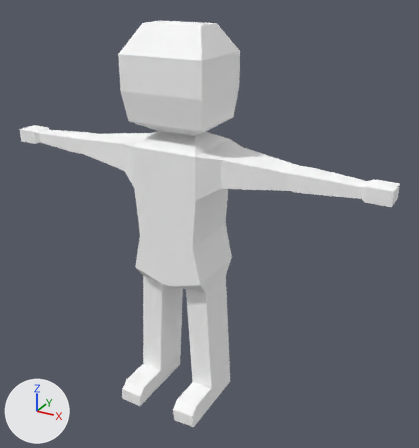
The Blender file bleed-client/blender/Character9.blend as it was, and as the next commit left it.
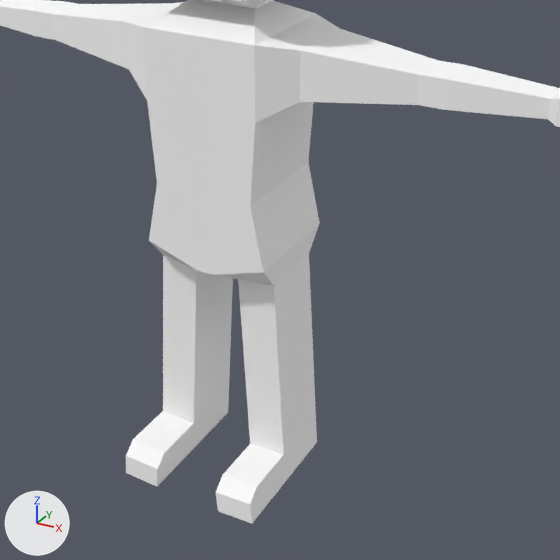
Old and new are each drawn whole from a camera (50 mm lens) standing at (0.487, -0.792, 0.743) and looking at (0.067, -0.029, 0.361) and again close up on the part from 12% to 88% of the width and 29% to 100% of the height. Every picture has the same lights, and +X, +Y and +Z are marked at lower left.

The older version as bpy lines, for what is in view:
```python
me_cube_001 = bpy.data.meshes.new('Cube.001')
me_cube_001.from_pydata(...)  # 98 vertices, 86 faces; spans x 0.0..5.97, y -1.05..1.82, z -3.81..7.66
me_cube_001.materials.append(mat_material_001)  # its picture is missing
me_cube_002 = bpy.data.meshes.new('Cube.002')
me_cube_002.from_pydata(...)  # 16 vertices, 14 faces; spans x -13.63..-11.63, y -2.86..-1.68, z -3.76..1.0
ob_character = bpy.data.objects.new('Character', me_cube_001)
ob_character.location = (0.0, 0.0, 0.221)
ob_character.rotation_euler = (0.0, 0.0, -3.142)  # degrees (0, 0, -180)
ob_character.scale = (0.0584, 0.0584, 0.0584)
_m = ob_character.modifiers.new('Mirror', 'MIRROR')
_m.use_clip = True
ob_handgun = bpy.data.objects.new('Handgun', me_cube_002)
ob_handgun.parent = ob_character
ob_handgun.matrix_parent_inverse = Matrix(((-17.14, 0.0, 0.0, 0.0), (0.0, -17.14, 0.0, 0.0), (0.0, 0.0, 17.14, -3.789), (0.0, 0.0, 0.0, 1.0)))
ob_handgun.location = (0.217, 0.0047, 0.501)
ob_handgun.scale = (0.0174, 0.127, 0.0174)
ob_handgun.hide_render = True
```
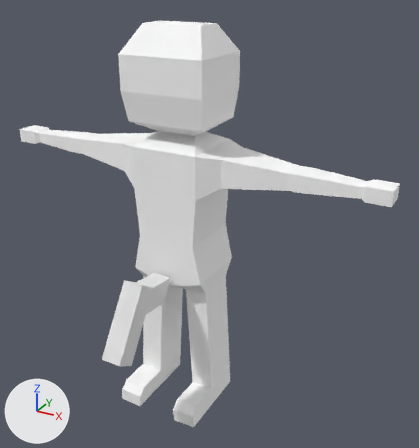
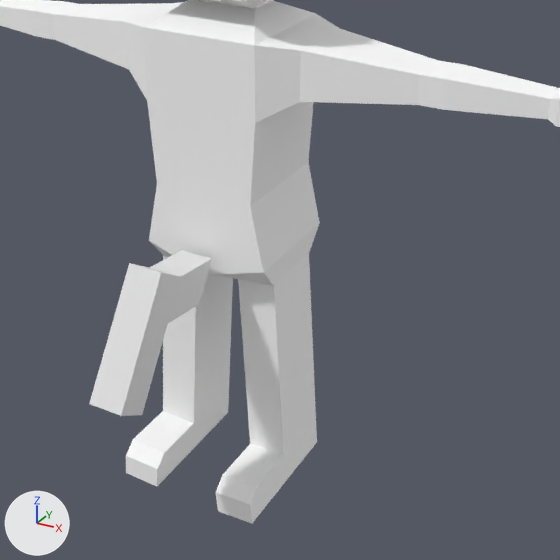
Changed parts and their boxes [x1, y1, x2, y2] in the close-ups (560 x 560 px):
```json
{"object": "Handgun", "change": "shown", "after": [89, 250, 212, 416]}
```

Scene script edits in JSON lines:
```json
{"op": "set", "path": "ob_handgun.location", "old": "(0.217, 0.0047, 0.501)", "new": "(0.217, -0.00738, 0.482)"}
{"op": "set", "path": "ob_handgun.rotation_euler", "old": "(0.0, 0.0, 0.0)", "new": "(0.997, 0.0, 0.0)", "note": "degrees (0, 0, 0) -> degrees (57, 0, 0)"}
{"op": "remove", "block": "ob_handgun", "code": "ob_handgun.hide_render = True"}
```
